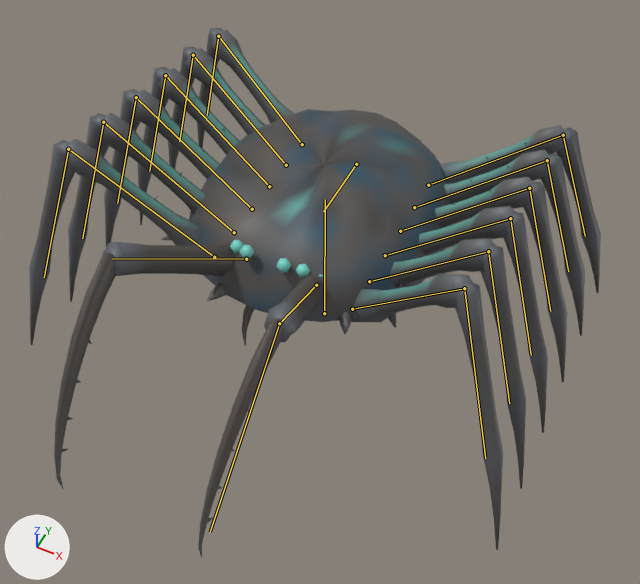
One commit to the glTF model assets/creatures/tide_crawler/tide_crawler.glb: the scene before it, then after it.
One viewpoint serves both versions: a 50 mm camera at (0.77, -1.58, 2.06) aimed at (0.1, -0.24, 0.39). Every picture has the same lights, and +X, +Y and +Z are marked at lower left. The older version comes first. Both versions are drawn at frame 6 of the action 'idle_b'; the numbers are the values there. The bones that change, and the others that lie on the model, are drawn over the model as lines.

Names of what the first picture shows: 'tide_crawler'.
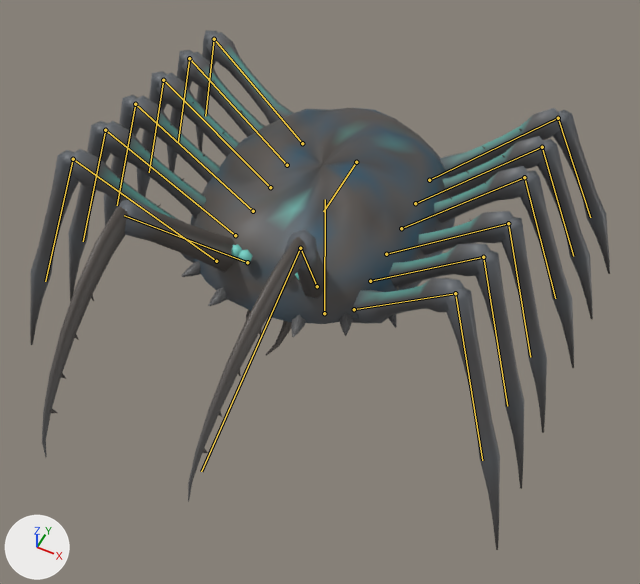
What differs and where, as boxes (x1, y1, x2, y2) in the pictures (640 x 584 px):
'tide_crawler', posed
    before: (29, 27, 601, 557)
    after: (30, 30, 610, 550)
bone 'body', root to tip
    before: (356, 164) to (323, 211)
    after: (356, 162) to (323, 211)
bone 'leg_l0_a', root to tip
    before: (352, 309) to (464, 288)
    after: (354, 309) to (455, 293)
bone 'leg_l1_a', root to tip
    before: (369, 281) to (488, 251)
    after: (370, 281) to (483, 257)
bone 'leg_l2_a', root to tip
    before: (385, 255) to (510, 218)
    after: (386, 254) to (508, 223)
bone 'leg_l3_a', root to tip
    before: (400, 231) to (529, 188)
    after: (401, 228) to (524, 177)
bone 'leg_l3_b', root to tip
    before: (529, 188) to (550, 311)
    after: (524, 177) to (555, 298)
bone 'leg_l4_a', root to tip
    before: (414, 207) to (547, 160)
    after: (415, 203) to (542, 147)
bone 'leg_l4_b', root to tip
    before: (547, 160) to (568, 271)
    after: (542, 147) to (573, 256)
bone 'leg_l5_a', root to tip
    before: (428, 185) to (563, 135)
    after: (429, 180) to (558, 118)
bone 'leg_l5_b', root to tip
    before: (563, 135) to (585, 236)
    after: (558, 118) to (590, 217)
bone 'strike_l', root to tip
    before: (316, 285) to (279, 323)
    after: (317, 286) to (300, 248)
bone 'leg_r0_a', root to tip
    before: (214, 257) to (68, 149)
    after: (216, 261) to (73, 159)
bone 'leg_r1_a', root to tip
    before: (234, 232) to (103, 122)
    after: (235, 235) to (105, 130)
bone 'leg_r2_a', root to tip
    before: (252, 209) to (136, 97)
    after: (253, 211) to (135, 104)
bone 'leg_r3_a', root to tip
    before: (269, 186) to (165, 75)
    after: (270, 187) to (163, 80)
bone 'leg_r4_a', root to tip
    before: (286, 165) to (193, 55)
    after: (287, 165) to (189, 58)
bone 'leg_r5_a', root to tip
    before: (302, 144) to (218, 36)
    after: (302, 143) to (214, 39)
bone 'strike_r', root to tip
    before: (246, 259) to (112, 258)
    after: (247, 262) to (124, 215)

The change in detail:
Bone 'body' (bone_body) moves from (0.0, 0.0, 0.017) to (0.0, 0.0, 0.025).
Bone 'body' (bone_body) turns from (-2, 0, 0) to (-4, 2, 0) degrees about its own x, y and z.
Bone 'leg_l0_a' (bone_leg_l0_a) turns from (1, -1, 0) to (2, -2, -1) degrees about its own x, y and z.
Bone 'leg_l1_a' (bone_leg_l1_a) turns from (1, -1, -1) to (1, -3, -2) degrees about its own x, y and z.
Bone 'leg_l2_a' (bone_leg_l2_a) turns from (0, -1, -1) to (0, -3, -4) degrees about its own x, y and z.
Bone 'leg_l3_a' (bone_leg_l3_a) turns from (-1, -1, -2) to (0, 0, 0) degrees about its own x, y and z.
Bone 'leg_l3_b' (bone_leg_l3_b) turns from (0, 0, -1) to (0, 0, 0) degrees about its own x, y and z.
Bone 'leg_l4_a' (bone_leg_l4_a) turns from (-1, -1, -2) to (0, 0, 0) degrees about its own x, y and z.
Bone 'leg_l4_b' (bone_leg_l4_b) turns from (0, 0, -1) to (0, 0, 0) degrees about its own x, y and z.
Bone 'leg_l5_a' (bone_leg_l5_a) turns from (-2, 0, -3) to (0, 0, 0) degrees about its own x, y and z.
Bone 'leg_l5_b' (bone_leg_l5_b) turns from (1, 0, -2) to (0, 0, 0) degrees about its own x, y and z.
Bone 'strike_l' (bone_strike_l) turns from (0, 0, 0) to (-18, -3, 12) degrees about its own x, y and z.
Bone 'leg_r0_a' (bone_leg_r0_a) turns from (1, 1, 0) to (6, 1, -3) degrees about its own x, y and z.
Bone 'leg_r1_a' (bone_leg_r1_a) turns from (1, 1, 1) to (5, 2, -2) degrees about its own x, y and z.
Bone 'leg_r2_a' (bone_leg_r2_a) turns from (0, 1, 1) to (3, 2, 0) degrees about its own x, y and z.
Bone 'leg_r3_a' (bone_leg_r3_a) turns from (-1, 1, 2) to (2, 2, 1) degrees about its own x, y and z.
Bone 'leg_r4_a' (bone_leg_r4_a) turns from (-1, 1, 2) to (1, 2, 2) degrees about its own x, y and z.
Bone 'leg_r5_a' (bone_leg_r5_a) turns from (-2, 0, 3) to (-1, 1, 4) degrees about its own x, y and z.
Bone 'strike_r' (bone_strike_r) turns from (0, 0, 0) to (-13, 2, -8) degrees about its own x, y and z.
